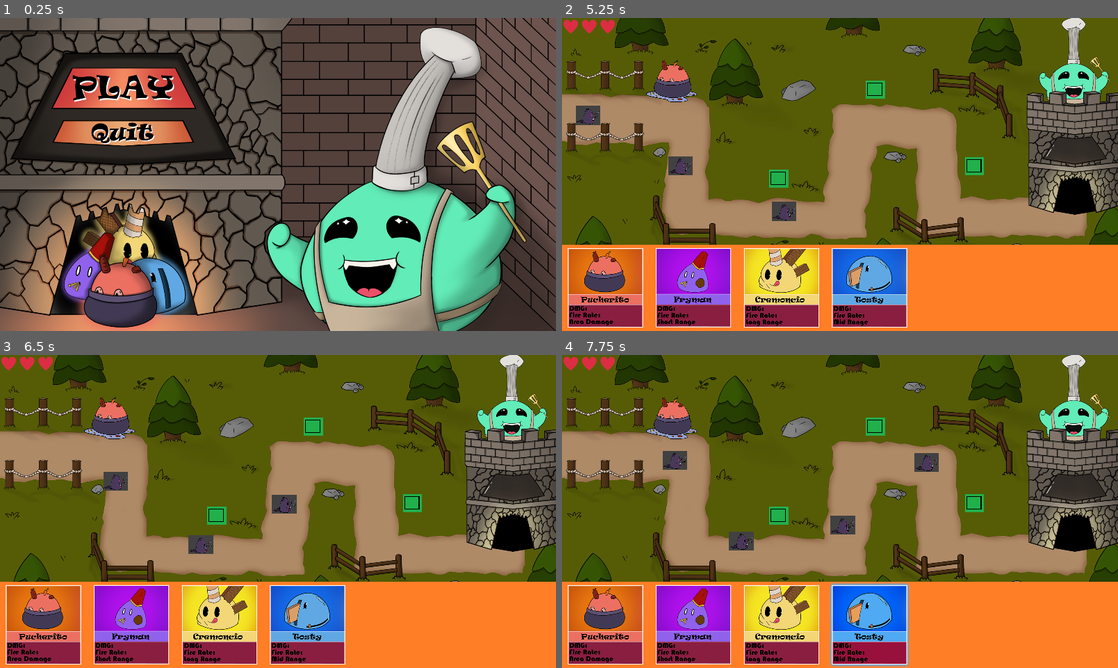
Above: before the commit, frames 1-4 (two rows, left to right).
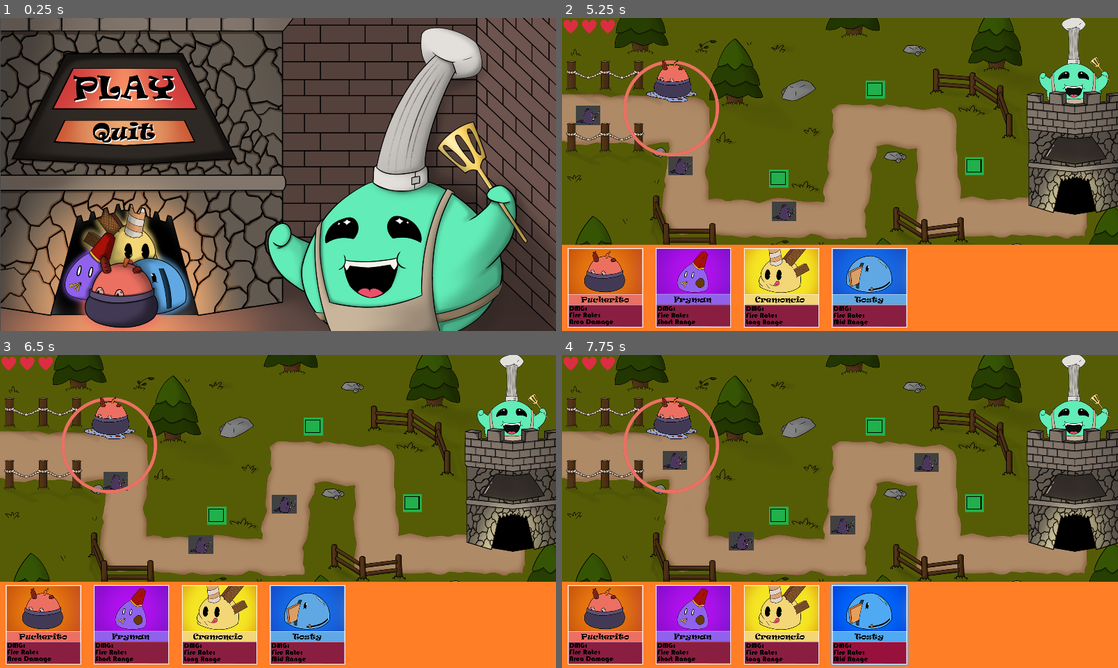
Above: after the commit, the same moments.

Repository: Ign4R/Ludum-dare-55
Game: Godot game, scene res://_main/scenes/Menus/MenuDeInicio.tscn
The game is run twice, just before and just after one commit, with the same random seed, the same clock (stepped at 60 frames per second) and the same inputs.
Inputs (mouse positions are in pixels of both pictures, inside the frame that each line leads up to):
- Up to frame 1 (0.25 s): no input
- Up to frame 2 (5.25 s): click (684, 89) at 0.5 s; click (673, 83) at 1.27 s; click (606, 287) at 2 s; click (695, 287) at 2.75 s; click (778, 287) at 3.5 s; click (867, 287) at 4.25 s; click (673, 83) at 5.02 s
- Up to frame 3 (6.5 s): click (133, 624) at 5.75 s
- Up to frame 4 (7.75 s): click (778, 624) at 6.5 s; click (867, 624) at 7.25 s

The runs differ from the first frame. In frame 1, 14% of the frame differs, in the area x 0-100%, y 0-100%; in frame 2, 0.6%; in frame 3, 0.6%; in frame 4, 0.6%.

Commit message:
attack slime

Diff:
--- a/_main/Scripts_/Enemies/Enemigo1.gd
+++ b/_main/Scripts_/Enemies/Enemigo1.gd
@@ -27,9 +27,6 @@
 	if(contador < array_de_wayPoints.size() - 1 and body.is_in_group("waypoints")):
 	   contador += 1
 
-
-
-
 	if(body.name == "HitBoxHorno"):
 		GameManager.restar_vida()
 		queue_free()
--- a/_main/Scripts_/EntityArea.gd
+++ b/_main/Scripts_/EntityArea.gd
@@ -1,20 +1,24 @@
-extends SlimeBase
+extends Node2D
+class_name EntityArea
+var damage_area = 5
+var can_attack= false
+#VARIABLES MODIFICABLES
 
-#VARIABLES MODIFICABLES
-func _physics_process(delta):
-		pass
-	#if(tipo_de_ataque):
-		#body.takeDamage(damage)
-
-func _ready():
+func _process(delta):
+	if can_attack:
+		attack()
 	pass
-func attack(body):
-	print("ejecutando habilidad de tipo Melee")
-	var enemy = body.get_node()
-	#canAttack =true
-
-func tipo_de_ataque():
-
-	pass
+#ACA DEBE HABER UN TIEMPO DE VIDA DEL SLIME
+func attack():
+	#enemy.take_life(damage_area)
+	print("ejecutando habilidad de tipo RANGE")
 	#HACER LA LOGICA DEL ATAQUE
 	#LLAMAR AL SONIDO Y ANIMACION
+
+func _on_Area2D_body_entered(body):
+	if body.is_in_group("enemy"):
+		print("AGARRE AL ENEMIGO, INICIAR ATAQUE")
+		var enemy = body.get_node("..")
+		#can_attack= true
+		print(enemy)
+		#iniciar ataque
--- a/_main/Scripts_/EntityBase.gd
+++ b/_main/Scripts_/EntityBase.gd
@@ -1,12 +0,0 @@
-extends Node2D
-class_name SlimeBase
-
-func _ready():
-	pass # Replace with function body.
-func attack(body):
-	print("ejecutar ataque de slime")
-
-func _on_Area2D_body_entered(body):
-	if body.is_in_group("enemy"):
-		print("iniciar ataque")
-		#iniciar ataque
--- a/_main/Scripts_/EntityRange.gd
+++ b/_main/Scripts_/EntityRange.gd
@@ -1,13 +1,25 @@
-extends SlimeBase
+extends Node2D
 #VARIABLES MODIFICABLES
-
+var damage_area= 10
+var can_attack = false
 func _ready():
 	pass
 
 func _process(delta):
+	if can_attack:
+		attack()
 	pass
 #ACA DEBE HABER UN TIEMPO DE VIDA DEL SLIME
-func attack(body):
+func attack():
+	#enemy.take_life(damage_area)
 	print("ejecutando habilidad de tipo RANGE")
 	#HACER LA LOGICA DEL ATAQUE
 	#LLAMAR AL SONIDO Y ANIMACION
+
+func _on_Area2D_body_entered(body):
+	if body.is_in_group("enemy"):
+		print("AGARRE AL ENEMIGO, INICIAR ATAQUE")
+		var enemy = body.get_node("..")
+		#can_attack= true
+		print(enemy)
+		#iniciar ataque
--- a/_main/scenes/Enemies/Enemigo1.tscn
+++ b/_main/scenes/Enemies/Enemigo1.tscn
@@ -6,17 +6,26 @@
 [sub_resource type="CircleShape2D" id=1]
 radius = 36.0139
 
-[node name="Enemigo1" type="Node2D"]
+[sub_resource type="RectangleShape2D" id=2]
+extents = Vector2( 57.5, 38.5 )
+
+[node name="Enemigo1" type="Node2D" groups=["enemy"]]
 script = ExtResource( 2 )
 
-[node name="Enemigo1" type="Sprite" parent="."]
+[node name="Enemigo1" type="Sprite" parent="." groups=["enemy"]]
 scale = Vector2( 0.0768002, 0.133032 )
 texture = ExtResource( 1 )
 
-[node name="Area2D" type="Area2D" parent="."]
+[node name="Area2D" type="Area2D" parent="." groups=["enemy"]]
 
-[node name="CollisionShape2D" type="CollisionShape2D" parent="Area2D"]
+[node name="CollisionShape2D" type="CollisionShape2D" parent="Area2D" groups=["enemy"]]
 shape = SubResource( 1 )
+
+[node name="KinematicBody2D" type="KinematicBody2D" parent="." groups=["enemy"]]
+
+[node name="CollisionShape2D" type="CollisionShape2D" parent="KinematicBody2D" groups=["enemy"]]
+position = Vector2( 3.5, 1.5 )
+shape = SubResource( 2 )
 
 [connection signal="body_entered" from="Area2D" to="." method="_on_Area2D_body_entered"]
 [connection signal="body_exited" from="Area2D" to="." method="_on_Area2D_body_exited"]
--- a/_main/scenes/Menus/MenuDeInicio.tscn
+++ b/_main/scenes/Menus/MenuDeInicio.tscn
@@ -14,18 +14,20 @@
 anchor_right = 1.0
 anchor_bottom = 1.0
 
-[node name="BackgroundMenu" type="TextureRect" parent="."]
-anchor_right = 1.0
-anchor_bottom = 1.0
+[node name="Sprite" type="Sprite" parent="."]
+position = Vector2( 963, 541 )
+z_index = 6
 texture = ExtResource( 1 )
 
-[node name="PlayButton" type="TextureButton" parent="BackgroundMenu"]
+[node name="PlayButton" type="TextureButton" parent="Sprite"]
 anchor_left = 0.0859375
 anchor_top = 0.153704
 anchor_right = 0.360333
 anchor_bottom = 0.300111
-margin_right = 0.159973
-margin_bottom = -0.119995
+margin_left = -960.0
+margin_top = -540.0
+margin_right = -959.84
+margin_bottom = -540.12
 texture_normal = ExtResource( 2 )
 texture_pressed = ExtResource( 5 )
 texture_hover = ExtResource( 3 )
@@ -36,11 +38,15 @@
 "_edit_use_anchors_": true
 }
 
-[node name="QuitButton" type="TextureButton" parent="BackgroundMenu"]
+[node name="QuitButton" type="TextureButton" parent="Sprite"]
 anchor_left = 0.084375
 anchor_top = 0.327778
 anchor_right = 0.359375
 anchor_bottom = 0.410185
+margin_left = -958.0
+margin_top = -543.0
+margin_right = -958.0
+margin_bottom = -543.0
 texture_normal = ExtResource( 7 )
 texture_pressed = ExtResource( 8 )
 texture_hover = ExtResource( 6 )
--- a/_main/scenes/SlimeArea.tscn
+++ b/_main/scenes/SlimeArea.tscn
@@ -2,12 +2,10 @@
 
 [ext_resource path="res://_main/Scripts_/EntityArea.gd" type="Script" id=1]
 [ext_resource path="res://_main/sprites/Slimes/Pot-slime.png" type="Texture" id=2]
+[ext_resource path="res://_main/sprites/R-removebg-preview.png" type="Texture" id=3]
 
 [sub_resource type="CircleShape2D" id=1]
-radius = 859.069
-
-[sub_resource type="CircleShape2D" id=2]
-radius = 925.743
+radius = 1620.0
 
 [node name="SlimeArea" type="Node2D" groups=["slime"]]
 scale = Vector2( 0.1, 0.1 )
@@ -16,18 +14,21 @@
 [node name="Area2D" type="Area2D" parent="."]
 
 [node name="CollisionShape2D" type="CollisionShape2D" parent="Area2D"]
-position = Vector2( -10, 930 )
+position = Vector2( -20, 910 )
+scale = Vector2( 1, 1 )
 shape = SubResource( 1 )
 
-[node name="SlimeArea" type="KinematicBody2D" parent="." groups=["slime"]]
-
-[node name="Body" type="CollisionShape2D" parent="SlimeArea" groups=["slime"]]
-position = Vector2( 10, 960 )
-scale = Vector2( 1, 1 )
-shape = SubResource( 2 )
-
-[node name="Sprite" type="Sprite" parent="."]
+[node name="Sprite" type="Sprite" parent="Area2D"]
 light_mask = 16
 scale = Vector2( 2, 2 )
 z_index = 3
 texture = ExtResource( 2 )
+
+[node name="Sprite2" type="Sprite" parent="Area2D"]
+modulate = Color( 0.929412, 0.443137, 0.388235, 1 )
+position = Vector2( -20, 900 )
+scale = Vector2( 7.02, 7.02 )
+z_index = 2
+texture = ExtResource( 3 )
+
+[connection signal="body_entered" from="Area2D" to="." method="_on_Area2D_body_entered"]
--- a/project.godot
+++ b/project.godot
@@ -10,18 +10,18 @@
 
 _global_script_classes=[ {
 "base": "Node2D",
+"class": "EntityArea",
+"language": "GDScript",
+"path": "res://_main/Scripts_/EntityArea.gd"
+}, {
+"base": "Node2D",
 "class": "Global",
 "language": "GDScript",
 "path": "res://_main/Scripts_/GameManager.gd"
-}, {
-"base": "Node2D",
-"class": "SlimeBase",
-"language": "GDScript",
-"path": "res://_main/Scripts_/EntityBase.gd"
 } ]
 _global_script_class_icons={
-"Global": "",
-"SlimeBase": ""
+"EntityArea": "",
+"Global": ""
 }
 
 [application]
Not shown: 1 places in _main/scenes/Enemies/Enemigo1.tscn that only renumber resources
Binary file added: _main/sprites/Círculo-PNG_blanco.png
Not shown, added: _main/sprites/Círculo-PNG_blanco.png.import
Binary file added: _main/sprites/R-removebg-preview.png
Not shown, added: _main/sprites/R-removebg-preview.png.import
Binary file added: _main/sprites/circle_PNG2.png
Not shown, added: _main/sprites/circle_PNG2.png.import
